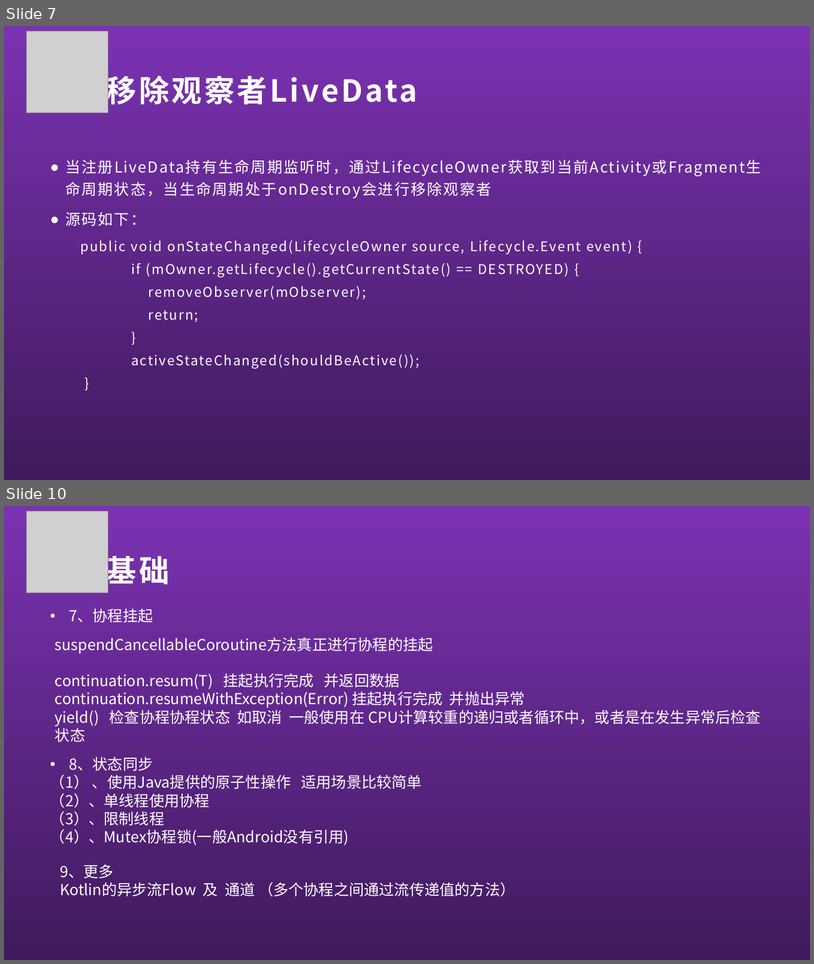
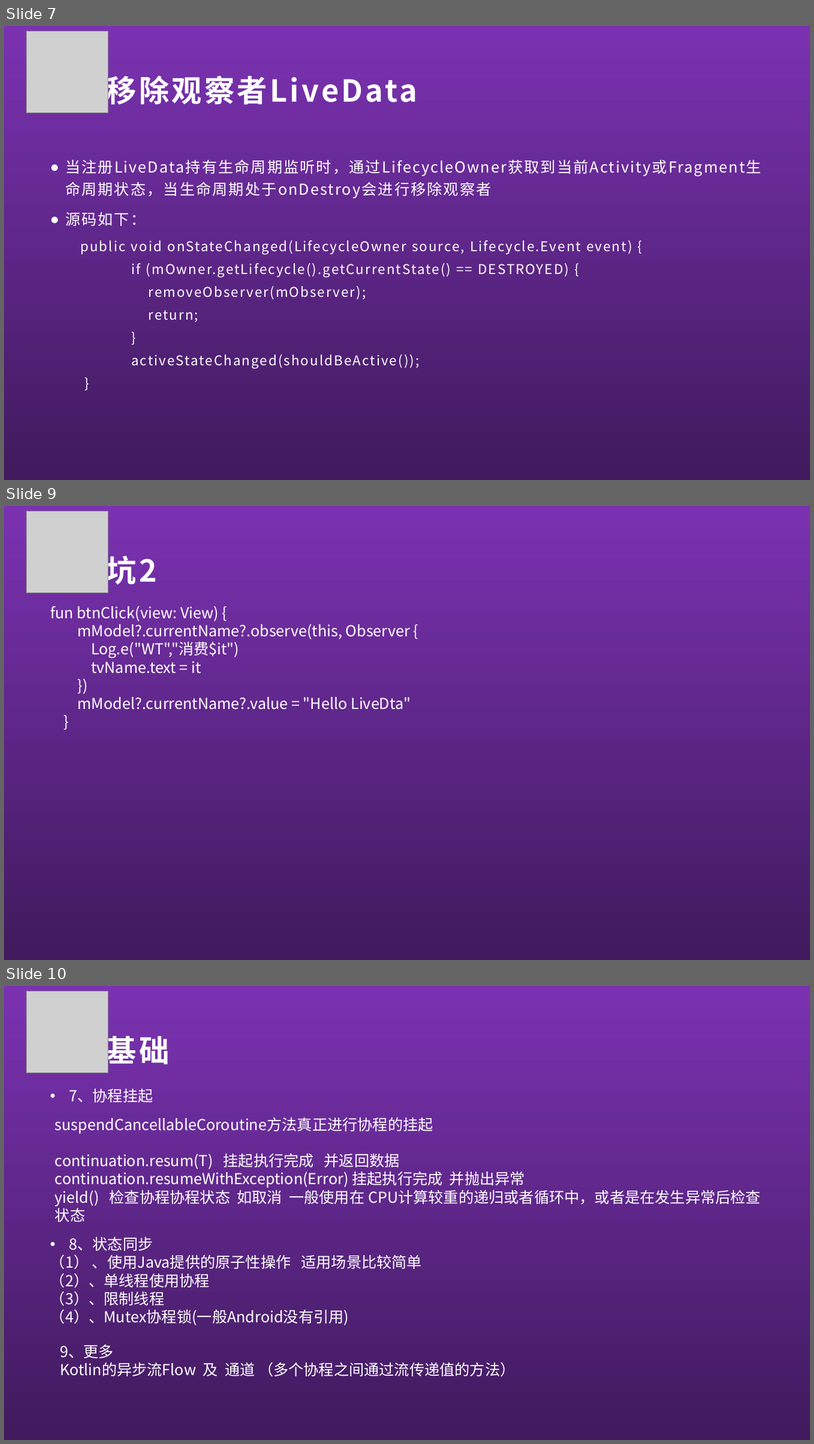
Before and after one commit to EverdayAndroid/LiveDataDemo, a slide deck: LiveData.pptx. Shown one above the other, each under a label of ours: slides 7 and 10 before the commit, slides 7, 9 and 10 after it; the slides between them are not shown. The pictures are 814x964 and 814x1444 pixels, drawn with LibreOffice and Linux fonts; fonts in the diff are those of the drawing; grey boxes stand for pictures. Boxes give left, top, right and bottom in pixels: in the first picture for what was removed or moved away, otherwise in the second. Text is boxed around its words. In the diff, an @@ line names an element or a change of style, - is before the commit and + after.

```diff
--- a/LiveData.pptx
+++ b/LiveData.pptx
@@ slide 9 added at (4,506,810,960), background gradient #7B32B2 to #401A5D @@
@@ picture added at (26,511,108,592) @@
@@ text added at (107,551,157,589), 36 pt, text #FFFFFF, bold @@
+坑2
@@ text added at (50,606,411,709), 18 pt, text #FFFFFF @@
+fun btnClick(view: View) {
+mModel?.currentName?.observe(this, Observer {
+Log.e("WT","消费$it")
+tvName.text = it
+})
+mModel?.currentName?.value = "Hello LiveDta"
+}
```
Also in this commit, not shown: 1 other slide added, 2 slides removed, 10 other files.
